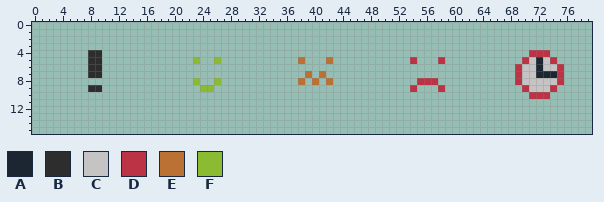
Two versions of one sprite sheet, LudumDare40/Assets/Sprites/Emotions.png. The picture above is the old version.
The file is 80x16 pixels.
Palette (. is transparent): A #1b2632  B #2d2d2d  C #c5c3c3  D #bb3344  E #bb7133  F #8bbb33
Pixels before, first column x 8:
 4 BB.............................................................DDD..
 5 BB.............F..F...........E...E...........D...D...........DCACD.
 6 BB...........................................................DCCACCD
 7 BB.............................E.E...........................DCCAAAD
 8 ...............F..F...........E.E.E............DDD...........DCCCCCD
 9 BB..............FF............................D...D...........DCCCD.
10 ...............................................................DDD..
After:
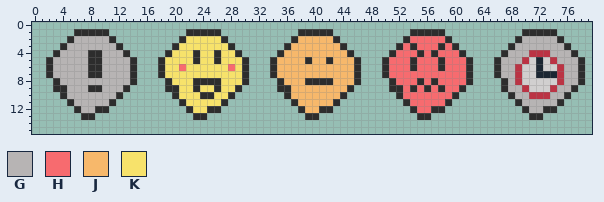
Colours new in this view: G #b7b4b4  H #f76b6f  J #f7b86b  K #f7e26b
The exact change:
Colour C changes from #c5c3c3 to #d1cfcf.
The edit adds colour B in row 1 at x 6 to 10, 22 to 26, 38 to 42, 54 to 58 and 70 to 74; in row 2 at x 5, 11, 21, 27, 37, 43, 53, 59, 69 and 75; in row 3 at x 4, 12, 20, 28, 36, 44, 52, 54, 58, 60, 68 and 76; in row 4 at x 3, 13, 19, 23, 26, 29, 35, 45, 51, 55, 57, 61, 67 and 77; in row 5 at x 2, 14, 18, 30, 34, 39, 46, 50, 62, 66 and 78; in row 6 at x 2, 14, 18, 30, 34, 46, 50, 54, 58, 62, 66 and 78.
The edit adds colour B in row 7 at x 2, 14, 18, 30, 34, 46, 50, 62, 66 and 78; in row 8 at x 3, 14, 19, 24 to 25, 30, 35, 39, 41, 46, 51, 62, 67 and 78; in row 9 at x 3 to 4, 13, 19 to 20, 23, 26, 29, 35 to 36, 45, 51 to 52, 56, 61, 67 and 77; in row 10 at x 4, 12, 20, 24 to 25, 28, 36, 44, 52, 60, 68 and 76; in row 11 at x 5, 11, 21, 27, 37, 43, 53, 59, 69 and 75; in row 12 at x 6, 9 to 10, 22, 25 to 26, 38, 41 to 42, 54, 57 to 58, 70 and 73 to 74.
The edit adds colour B in row 13 at x 7 to 8, 23 to 24, 39 to 40, 55 to 56 and 71 to 72.
Colour D gives way to colour B in row 5 at x 54 and 58; in row 8 at x 55 and 57; in row 9 at x 54 and 58.
Colour E gives way to colour B in row 5 at x 42; in row 8 at x 40 and 42.
Colour F gives way to colour B in row 5 at x 23 and 26; in row 8 at x 23 and 26.
The edit adds colour G in row 2 at x 6 to 10 and 70 to 74; in row 3 at x 5 to 11 and 69 to 75; in row 4 at x 4 to 7, 10 to 12, 68 to 70 and 74 to 76; in row 5 at x 3 to 7, 10 to 13, 67 to 69 and 75 to 77; in rows 6 to 7 at x 3 to 7, 10 to 13, 67 to 68 and 76 to 77; in row 8 at x 4 to 13, 68 and 76 to 77.
The edit adds colour G in row 9 at x 5 to 7, 10 to 12, 68 to 69 and 75 to 76; in row 10 at x 5 to 11, 69 to 70 and 74 to 75; in row 11 at x 6 to 10 and 70 to 74; in row 12 at x 7 to 8 and 71 to 72.
The edit adds colour H in row 2 at x 54 to 58; in row 3 at x 53, 55 to 57 and 59; in row 4 at x 52 to 54, 56 and 58 to 60; in row 5 at x 51 to 53, 55 to 57 and 59 to 61; in row 6 at x 21, 28, 51 to 53, 55 to 57 and 59 to 61; in row 7 at x 51 to 61.
The edit adds colour H in row 8 at x 52 to 54 and 58 to 61; in row 9 at x 53, 55, 57 and 59 to 60; in row 10 at x 53 to 59; in row 11 at x 54 to 58; in row 12 at x 55 to 56.
Colour D gives way to colour H in row 8 at x 56.
The edit adds colour J in row 2 at x 38 to 42; in row 3 at x 37 to 43; in row 4 at x 36 to 44; in row 5 at x 35 to 37, 40 to 41 and 43 to 45; in row 6 at x 35 to 45; in row 7 at x 35 to 38, 40 and 42 to 45.
The edit adds colour J in row 8 at x 36 to 37 and 43 to 45; in row 9 at x 37 to 44; in row 10 at x 37 to 43; in row 11 at x 38 to 42; in row 12 at x 39 to 40.
Colour E gives way to colour J in row 5 at x 38; in row 7 at x 39 and 41; in row 8 at x 38.
The edit adds colour K in row 2 at x 22 to 26; in row 3 at x 21 to 27; in row 4 at x 20 to 22, 24 to 25 and 27 to 28; in row 5 at x 19 to 22, 24 to 25 and 27 to 29; in row 6 at x 19 to 20, 22 to 27 and 29; in row 7 at x 19 to 29.
The edit adds colour K in row 8 at x 20 to 22 and 27 to 29; in row 9 at x 21 to 22 and 27 to 28; in row 10 at x 21 to 23 and 26 to 27; in row 11 at x 22 to 26; in row 12 at x 23 to 24.
Colour F gives way to colour K in row 9 at x 24 to 25.
Boxes around the changes in both pictures, in picture pixels (x1, y1, x2, y2):
added: (46, 29, 137, 120)
changed: (158, 29, 473, 120)
changed: (494, 29, 585, 120)
